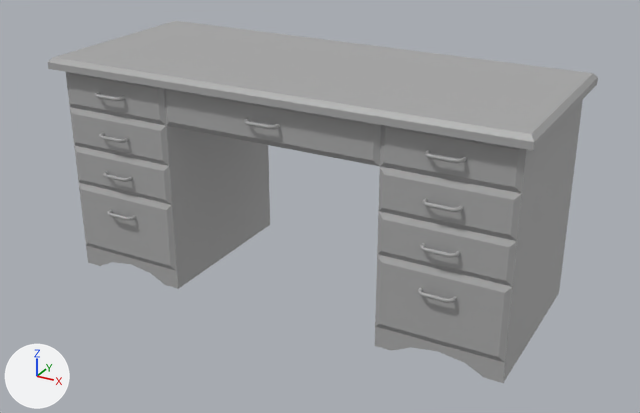
The FBX model Content/Meshes/Blockout/SM_Desk_03.fbx as it was, and as the next commit left it.
Before and after are seen from a 50 mm camera at (1.49, -2.66, 1.64) aimed at (0.04, -0.03, 0.32). The lights are fixed; the arrows at lower left show +X, +Y and +Z. The older version comes first. Where no turn or scale is listed for an object, it has been applied to the vertices.

The scene before the commit, as lines of its bpy script (objects in view):
```python
me_mesh = bpy.data.meshes.new('Mesh')
me_mesh.from_pydata(...)  # 730 vertices, 664 faces; spans x -0.9..0.9, y -0.37..0.38, z 0.0..0.84
me_mesh.materials.append(mat_standardsurface1)  # grey #aaaaaa
ob_sm_desk_03 = bpy.data.objects.new('SM_Desk_03', me_mesh)
ob_sm_desk_03.location = (0.0, 0.0, 0.0)
```
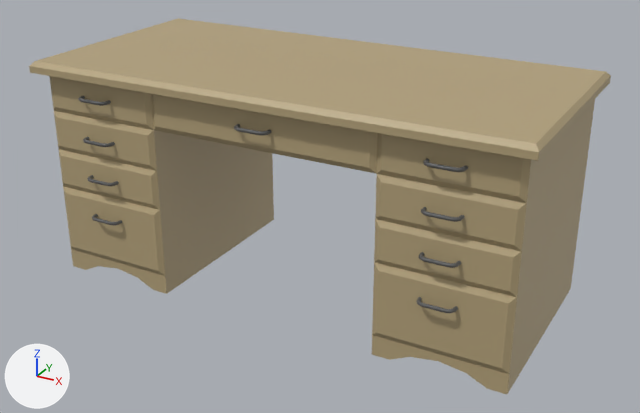
Boxes (x1, y1, x2, y2) around the edits, measured in the pictures (640 x 413 px; the box of a moved part takes in the faces that stretch with it):
'SM_Desk_03', reshaped: before (48, 21, 598, 383); after (29, 18, 611, 394)
part 1 of me_mesh, moved or reshaped: before (420, 243, 460, 258); after (419, 252, 461, 268)
part 2 of me_mesh, moved or reshaped: before (418, 288, 457, 303); after (416, 297, 458, 313)
part 3 of me_mesh, moved or reshaped: before (107, 210, 136, 220); after (92, 214, 122, 225)
part 4 of me_mesh, moved or reshaped: before (422, 198, 463, 212); after (421, 207, 465, 222)
part 5 of me_mesh, moved or reshaped: before (99, 133, 129, 143); after (83, 136, 115, 147)
part 6 of me_mesh, moved or reshaped: before (425, 150, 467, 163); after (423, 158, 468, 172)
part 7 of me_mesh, moved or reshaped: before (95, 92, 125, 101); after (78, 96, 111, 106)
part 8 of me_mesh, moved or reshaped: before (244, 118, 280, 129); after (234, 124, 271, 135)
part 9 of me_mesh, moved or reshaped: before (48, 21, 598, 151); after (29, 18, 611, 161)
part 10 of me_mesh, moved or reshaped: before (103, 171, 133, 182); after (87, 175, 119, 186)
part 11 of me_mesh, moved or reshaped: before (66, 72, 583, 383); after (49, 76, 595, 394)

The change in detail:
Material 'M_Wood_01' (mat_m_wood_01) is new.
Its base color is (0.461, 0.365, 0.201) (beige #b5a37c).
Material 'M_Metal_01' (mat_m_metal_01) is new.
Its base color is (0.103, 0.103, 0.103) (dark grey #5a5a5a).
me_mesh is used by ob_sm_desk_03; location (0.0, 0.0, 0.0).
me_mesh had 730 vertices, 664 faces and spanned x -0.9..0.9, y -0.37..0.38, z 0.0..0.84.
me_mesh no longer uses material mat_standardsurface1 (grey #aaaaaa).
me_mesh now has 730 vertices, 664 faces and spans x -0.93..0.93, y -0.44..0.44, z 0.0..0.84.
me_mesh part 1: the loose piece of 70 vertices spanning x 0.57..0.69, y -0.37..-0.34, z 0.42..0.43 is moved by (0.02, -0.06, 0.0), in mat_m_metal_01 (dark grey #5a5a5a).
me_mesh part 2: the loose piece of 70 vertices spanning x 0.57..0.69, y -0.37..-0.34, z 0.26..0.27 is moved by (0.02, -0.06, 0.0), in mat_m_metal_01 (dark grey #5a5a5a).
me_mesh part 3: the loose piece of 70 vertices spanning x -0.71..-0.58, y -0.37..-0.34, z 0.26..0.27 is moved by (-0.02, -0.06, 0.0), in mat_m_metal_01 (dark grey #5a5a5a).
me_mesh part 4: the loose piece of 70 vertices spanning x 0.57..0.69, y -0.37..-0.34, z 0.57..0.58 is moved by (0.02, -0.06, 0.0), in mat_m_metal_01 (dark grey #5a5a5a).
me_mesh part 5: the loose piece of 70 vertices spanning x -0.71..-0.58, y -0.37..-0.34, z 0.57..0.58 is moved by (-0.02, -0.06, 0.0), in mat_m_metal_01 (dark grey #5a5a5a).
me_mesh part 6: the loose piece of 70 vertices spanning x 0.57..0.69, y -0.37..-0.34, z 0.72..0.73 is moved by (0.02, -0.06, 0.0), in mat_m_metal_01 (dark grey #5a5a5a).
me_mesh part 7: the loose piece of 70 vertices spanning x -0.71..-0.58, y -0.37..-0.34, z 0.72..0.73 is moved by (-0.02, -0.06, 0.0), in mat_m_metal_01 (dark grey #5a5a5a).
me_mesh part 8: the loose piece of 70 vertices spanning x -0.07..0.06, y -0.37..-0.34, z 0.72..0.73 is moved by (0.0, -0.06, 0.0), in mat_m_metal_01 (dark grey #5a5a5a).
me_mesh part 9: the loose piece of 12 vertices spanning x -0.9..0.9, y -0.37..0.38, z 0.8..0.84 is scaled about its middle by (1.03, 1.16, 0.995), in mat_m_wood_01 (beige #b5a37c).
me_mesh part 10: the loose piece of 70 vertices spanning x -0.71..-0.58, y -0.37..-0.34, z 0.42..0.43 is moved by (-0.02, -0.06, 0.0), in mat_m_metal_01 (dark grey #5a5a5a).
me_mesh part 11: the loose piece of 88 vertices spanning x -0.86..0.86, y -0.34..0.34, z 0.0..0.8 is scaled about its middle by (1.03, 1.16, 0.995), in mat_m_wood_01 (beige #b5a37c).
me_mesh gains material mat_m_metal_01 (dark grey #5a5a5a).
me_mesh gains material mat_m_wood_01 (beige #b5a37c).
